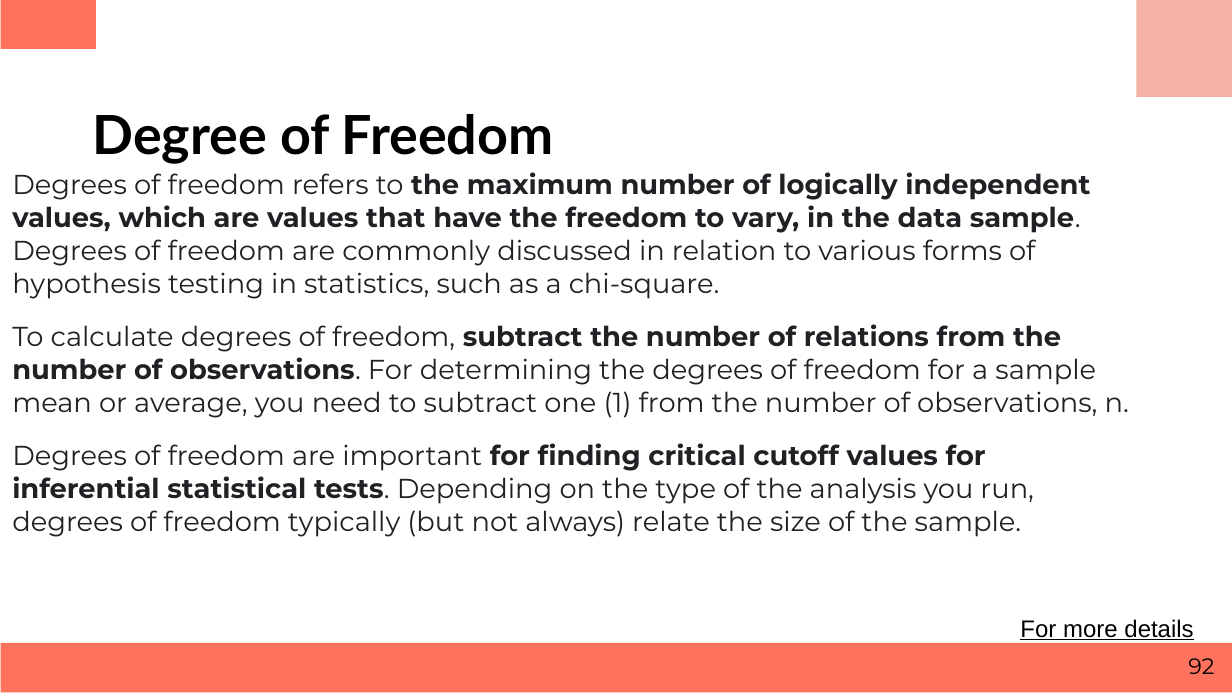
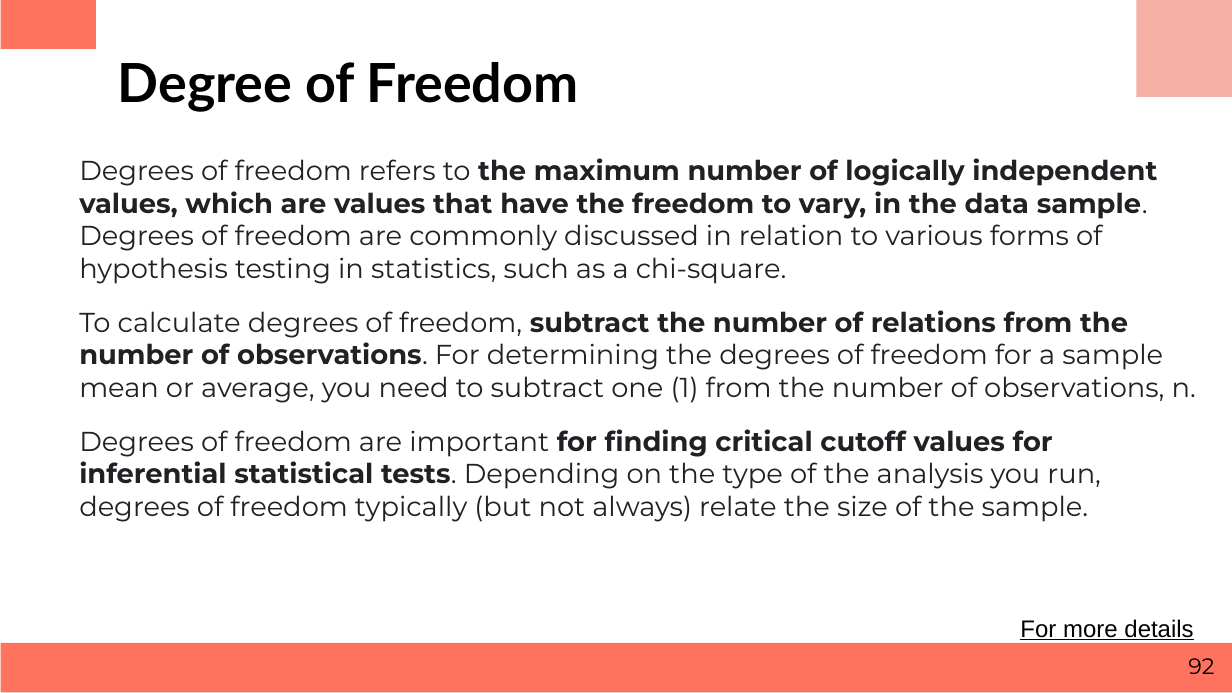
Before and after one commit to keonicsx/Code_Storage, a slide deck: slide 92 of ppt_m3/Business Statistics.pptx. Drawn at 1232x693 pixels with LibreOffice and Linux fonts; fonts in the diff are those of the drawing. Boxes give left, top, right and bottom in pixels: in the first picture for what was removed or moved away, otherwise in the second. Text is boxed around its words. In the diff, an @@ line names an element or a change of style, - is before the commit and + after.

```diff
--- a/ppt_m3/Business Statistics.pptx
+++ b/ppt_m3/Business Statistics.pptx
@@ title "Degree of Freedom": place and size @@
-title "Degree of Freedom" at <box>93,114,554,164</box>
+title "Degree of Freedom" at <box>118,62,579,112</box>
@@ text "Degrees of freedom refers to ...": place and size @@
-text "Degrees of freedom refers to ..." at <box>12,172,1129,537</box>
+text "Degrees of freedom refers to ..." at <box>79,158,1196,522</box>
```
Also in this commit, not shown: 18 other slides changed, 4 other files.
